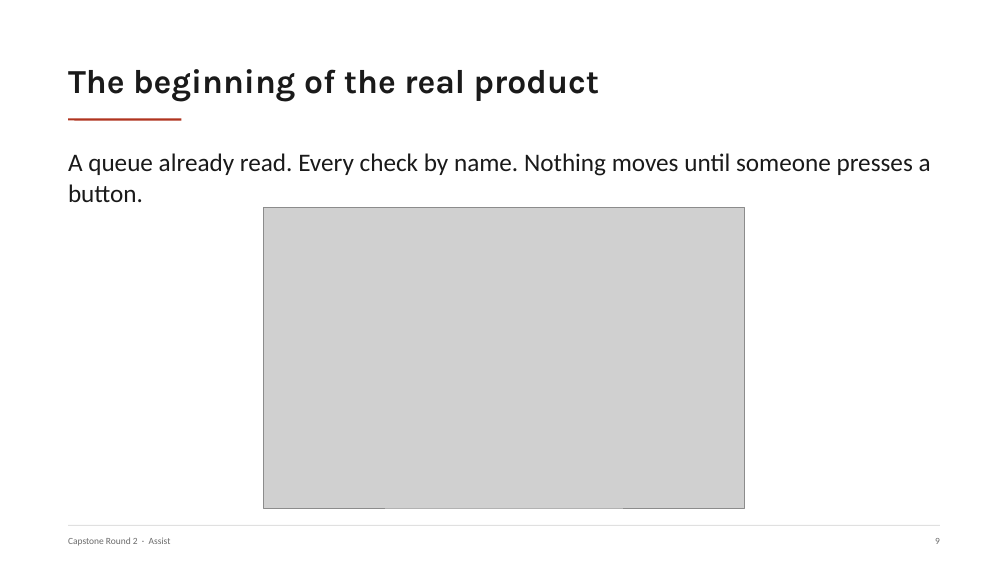
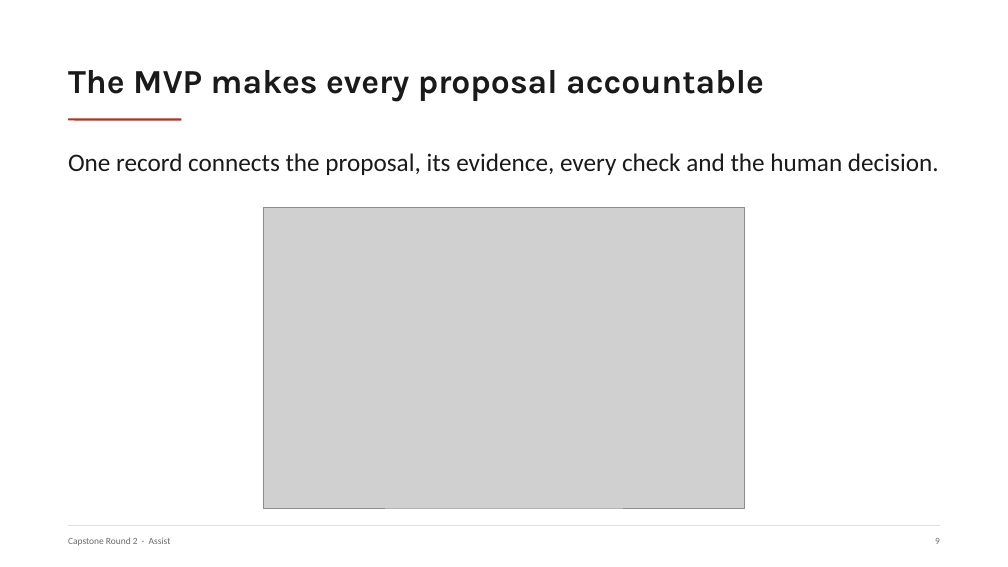
Before and after one commit to nyelugo/PROJECT-Capstone-AI-Consulting, a slide deck: slide 10 of presentation.pptx. Drawn at 1008x567 pixels with LibreOffice and Linux fonts; fonts in the diff are those of the drawing; grey boxes stand for pictures. Boxes give left, top, right and bottom in pixels: in the first picture for what was removed or moved away, otherwise in the second. Text is boxed around its words. In the diff, an @@ line names an element or a change of style, - is before the commit and + after.

```diff
--- a/presentation.pptx
+++ b/presentation.pptx
@@ text at [68,70,764,102]: text changed @@
-The beginning of the real product
+The MVP makes every proposal accountable
@@ text at [68,153,939,175]: text changed @@
-A queue already read. Every check by name. Nothing moves until someone presses a button.
+One record connects the proposal, its evidence, every check and the human decision.
```
Also in this commit, not shown: 10 other slides changed, 4 slides added, 7 slides removed, 1 other file.
